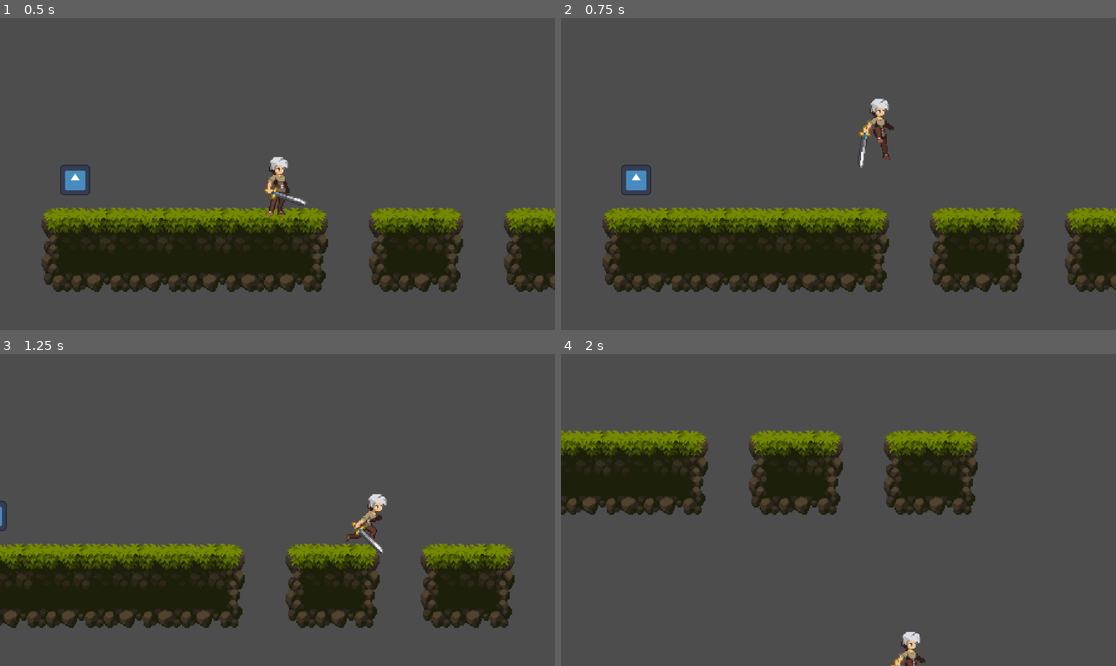
Above: before the commit, frames 1-4 (two rows, left to right).
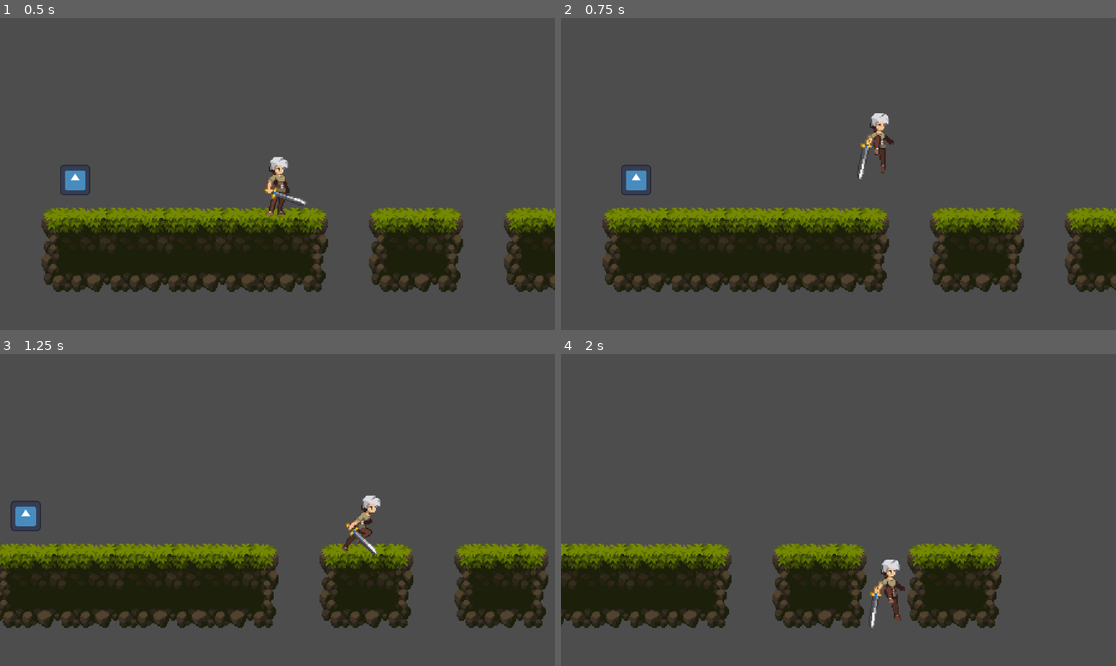
Above: after the commit, the same moments.

Repository: jpsalim21/GodotINOVA
Game: Godot game, scene res://Cenas/Cena.tscn
Two runs of this game, one before a commit and one after it. Both use one fixed random seed, a clock stepped at 60 frames per second and the inputs below. The engine's default icon, where the game draws it, is replaced by a stand-in: a white triangle on a blue panel in a dark square.
Inputs:
- Up to frame 1 (0.5 s): no input
- Up to frame 2 (0.75 s): tap Enter (ui_accept) at 0.5 s; hold Right (ui_right) from 0.53 s (still down); tap Space (ui_select) at 0.6 s
- Up to frame 3 (1.25 s): keep holding Right (ui_right); tap Enter (ui_accept) at 0.77, 1.07 s; tap J (Atacar, bound only after the commit) at 0.8 s
- Up to frame 4 (2 s): keep holding Right (ui_right); tap J (Atacar, bound only after the commit) at 1.35 s; tap Enter (ui_accept) at 1.52, 1.55, 1.82 s

Frame 1 is identical in both runs. In frame 2, 0.8% of the frame differs, in the area x 53-60%, y 25-52%; in frame 3, 13%; in frame 4, 32%, in the area x 0-80%, y 24-100%.

Commit message:
Adiciona ataque ao jogador

Diff:
--- a/Cenas/Cena.tscn
+++ b/Cenas/Cena.tscn
@@ -1,8 +1,9 @@
-[gd_scene load_steps=34 format=3 uid="uid://bgrprgbwgcknc"]
+[gd_scene load_steps=43 format=3 uid="uid://bgrprgbwgcknc"]
 
 [ext_resource type="Texture2D" uid="uid://b76gxup34m5yy" path="res://Sprites/Tiles.png" id="1_xj1ym"]
 [ext_resource type="Script" path="res://Scripts/PlayerMovement.gd" id="2_1oy3f"]
 [ext_resource type="Texture2D" uid="uid://bcx7up4kwa754" path="res://Sprites/Personagem/Idle-Sheet.png" id="3_da37c"]
+[ext_resource type="Texture2D" uid="uid://bwymife0cgidb" path="res://Sprites/Personagem/Attack-01-Sheet.png" id="3_xffu6"]
 [ext_resource type="Texture2D" uid="uid://dsk5lgvb0tt1i" path="res://Sprites/Personagem/Jump-All-Sheet.png" id="4_aibur"]
 [ext_resource type="Texture2D" uid="uid://ci4ofrbtnixtf" path="res://Sprites/Personagem/Run-Sheet.png" id="5_0qa4p"]
 [ext_resource type="Script" path="res://Cenas/FlashSprite.gd" id="6_06iyu"]
@@ -1435,6 +1436,38 @@
 radius = 7.0
 height = 48.0
 
+[sub_resource type="AtlasTexture" id="AtlasTexture_dkln7"]
+atlas = ExtResource("3_xffu6")
+region = Rect2(0, 0, 96, 80)
+
+[sub_resource type="AtlasTexture" id="AtlasTexture_tciq7"]
+atlas = ExtResource("3_xffu6")
+region = Rect2(96, 0, 96, 80)
+
+[sub_resource type="AtlasTexture" id="AtlasTexture_g8axc"]
+atlas = ExtResource("3_xffu6")
+region = Rect2(192, 0, 96, 80)
+
+[sub_resource type="AtlasTexture" id="AtlasTexture_yx7s6"]
+atlas = ExtResource("3_xffu6")
+region = Rect2(288, 0, 96, 80)
+
+[sub_resource type="AtlasTexture" id="AtlasTexture_l3vnr"]
+atlas = ExtResource("3_xffu6")
+region = Rect2(384, 0, 96, 80)
+
+[sub_resource type="AtlasTexture" id="AtlasTexture_3ou5t"]
+atlas = ExtResource("3_xffu6")
+region = Rect2(480, 0, 96, 80)
+
+[sub_resource type="AtlasTexture" id="AtlasTexture_4j5vo"]
+atlas = ExtResource("3_xffu6")
+region = Rect2(576, 0, 96, 80)
+
+[sub_resource type="AtlasTexture" id="AtlasTexture_gfo7f"]
+atlas = ExtResource("3_xffu6")
+region = Rect2(672, 0, 96, 80)
+
 [sub_resource type="AtlasTexture" id="AtlasTexture_y04ps"]
 atlas = ExtResource("3_da37c")
 region = Rect2(64, 0, 64, 80)
@@ -1505,6 +1538,40 @@
 
 [sub_resource type="SpriteFrames" id="SpriteFrames_fdhdd"]
 animations = [{
+"frames": [{
+"duration": 1.0,
+"texture": SubResource("AtlasTexture_dkln7")
+}, {
+"duration": 1.0,
+"texture": SubResource("AtlasTexture_tciq7")
+}, {
+"duration": 1.0,
+"texture": SubResource("AtlasTexture_g8axc")
+}, {
+"duration": 1.0,
+"texture": SubResource("AtlasTexture_yx7s6")
+}],
+"loop": false,
+"name": &"Attack1",
+"speed": 12.0
+}, {
+"frames": [{
+"duration": 1.0,
+"texture": SubResource("AtlasTexture_l3vnr")
+}, {
+"duration": 1.0,
+"texture": SubResource("AtlasTexture_3ou5t")
+}, {
+"duration": 1.0,
+"texture": SubResource("AtlasTexture_4j5vo")
+}, {
+"duration": 1.0,
+"texture": SubResource("AtlasTexture_gfo7f")
+}],
+"loop": false,
+"name": &"Attack2",
+"speed": 12.0
+}, {
 "frames": [{
 "duration": 1.0,
 "texture": SubResource("AtlasTexture_y04ps")
@@ -1595,10 +1662,8 @@
 
 [node name="AnimatedSprite2D" type="AnimatedSprite2D" parent="CharacterBody2D" node_paths=PackedStringArray("lifeController")]
 sprite_frames = SubResource("SpriteFrames_fdhdd")
-animation = &"Jump"
+animation = &"Attack2"
 autoplay = "Idle"
-frame = 4
-frame_progress = 1.0
 script = ExtResource("6_06iyu")
 flashColor = Color(100, 100, 100, 1)
 lifeController = NodePath("../LifeController")
@@ -1633,17 +1698,18 @@
 editor_draw_limits = true
 editor_draw_drag_margin = true
 
-[node name="Area2D" type="Area2D" parent="."]
+[node name="TesteDano" type="Area2D" parent="."]
 position = Vector2(-131, 3)
 script = ExtResource("8_uf1x4")
 
-[node name="Sprite2D" type="Sprite2D" parent="Area2D"]
+[node name="Sprite2D" type="Sprite2D" parent="TesteDano"]
 position = Vector2(0, 5.68434e-14)
 scale = Vector2(0.195312, 0.195312)
 texture = ExtResource("8_n8glw")
 
-[node name="CollisionShape2D" type="CollisionShape2D" parent="Area2D"]
+[node name="CollisionShape2D" type="CollisionShape2D" parent="TesteDano"]
 shape = SubResource("CircleShape2D_e6tx4")
 
+[connection signal="animation_finished" from="CharacterBody2D/AnimatedSprite2D" to="CharacterBody2D" method="_on_animated_sprite_2d_animation_finished"]
 [connection signal="timeout" from="CharacterBody2D/AnimatedSprite2D/Timer" to="CharacterBody2D/AnimatedSprite2D" method="_on_timer_timeout"]
 [connection signal="area_entered" from="CharacterBody2D/Hurtbox" to="CharacterBody2D/Hurtbox" method="_on_area_entered"]
--- a/Scripts/PlayerMovement.gd
+++ b/Scripts/PlayerMovement.gd
@@ -3,6 +3,7 @@
 
 const SPEED = 200.0
 const JUMP_VELOCITY = -300.0
+var direction
 
 # Get the gravity from the project settings to be synced with RigidBody nodes.
 var gravity = ProjectSettings.get_setting("physics/2d/default_gravity")
@@ -10,6 +11,10 @@
 @onready var anim : AnimatedSprite2D = $AnimatedSprite2D
 
 var animacaoAtual = "Idle"
+var animationLock = false
+var attack1 = true
+var atacando = false
+var direcaoAtaque
 
 
 func _physics_process(delta):
@@ -18,20 +23,41 @@
 		velocity.y += gravity * delta
 
 	# Handle jump.
-	if Input.is_action_just_pressed("ui_accept") and is_on_floor():
+	if Input.is_action_just_pressed("ui_select") and is_on_floor():
 		velocity.y = JUMP_VELOCITY
 
+	if Input.is_action_just_pressed("Atacar") and animacaoAtual != "Attack1":
+		atacar()
 	# Get the input direction and handle the movement/deceleration.
 	# As good practice, you should replace UI actions with custom gameplay actions.
-	var direction = Input.get_axis("ui_left", "ui_right")
-	if direction:
-		velocity.x = direction * SPEED
+	direction = Input.get_axis("ui_left", "ui_right")
+	if(atacando):
+		velocity.x = direcaoAtaque * (SPEED / 2)
 	else:
-		velocity.x = move_toward(velocity.x, 0, SPEED)
+		if direction:
+			velocity.x = direction * SPEED
+		else:
+			velocity.x = move_toward(velocity.x, 0, SPEED)
 	move_and_slide()
 	_updateAnimation()
 
+func atacar():
+	if animationLock: return
+	if attack1:
+		attack1 = false
+		animationLock = true
+		anim.play("Attack1")
+		animacaoAtual = "Attack1"
+	else:
+		attack1 = true
+		animationLock = true
+		anim.play("Attack2")
+		animacaoAtual = "Attack2"
+	atacando = true
+	direcaoAtaque = -1 if anim.flip_h else 1
+
 func _updateAnimation():
+	if animationLock: return
 	if velocity.y != 0:
 		if animacaoAtual != "Jump":
 			animacaoAtual = "Jump"
@@ -48,3 +74,8 @@
 			anim.flip_h = false
 	elif velocity.x < 0:
 		anim.flip_h = true
+
+func _on_animated_sprite_2d_animation_finished():
+	animationLock = false
+	atacando = false
+	_updateAnimation()
--- a/project.godot
+++ b/project.godot
@@ -17,6 +17,12 @@
 
 [input]
 
+ui_accept={
+"deadzone": 0.5,
+"events": [Object(InputEventKey,"resource_local_to_scene":false,"resource_name":"","device":0,"window_id":0,"alt_pressed":false,"shift_pressed":false,"ctrl_pressed":false,"meta_pressed":false,"pressed":false,"keycode":4194309,"physical_keycode":0,"key_label":0,"unicode":0,"echo":false,"script":null)
+, Object(InputEventKey,"resource_local_to_scene":false,"resource_name":"","device":0,"window_id":0,"alt_pressed":false,"shift_pressed":false,"ctrl_pressed":false,"meta_pressed":false,"pressed":false,"keycode":4194310,"physical_keycode":0,"key_label":0,"unicode":0,"echo":false,"script":null)
+]
+}
 ui_left={
 "deadzone": 0.5,
 "events": [Object(InputEventKey,"resource_local_to_scene":false,"resource_name":"","device":0,"window_id":0,"alt_presse …(181 unchanged characters)…
@@ -49,6 +55,11 @@
 , Object(InputEventKey,"resource_local_to_scene":false,"resource_name":"","device":-1,"window_id":0,"alt_pressed":false,"shift_pressed":false,"ctrl_pressed":false,"meta_pressed":false,"pressed":false,"keycode":0,"physical_keycode":83,"key_label":0,"unicode":115,"echo":false,"script":null)
 ]
 }
+Atacar={
+"deadzone": 0.5,
+"events": [Object(InputEventKey,"resource_local_to_scene":false,"resource_name":"","device":-1,"window_id":0,"alt_pressed":false,"shift_pressed":false,"ctrl_pressed":false,"meta_pressed":false,"pressed":false,"keycode":0,"physical_keycode":74,"key_label":0,"unicode":106,"echo":false,"script":null)
+]
+}
 
 [rendering]
 
